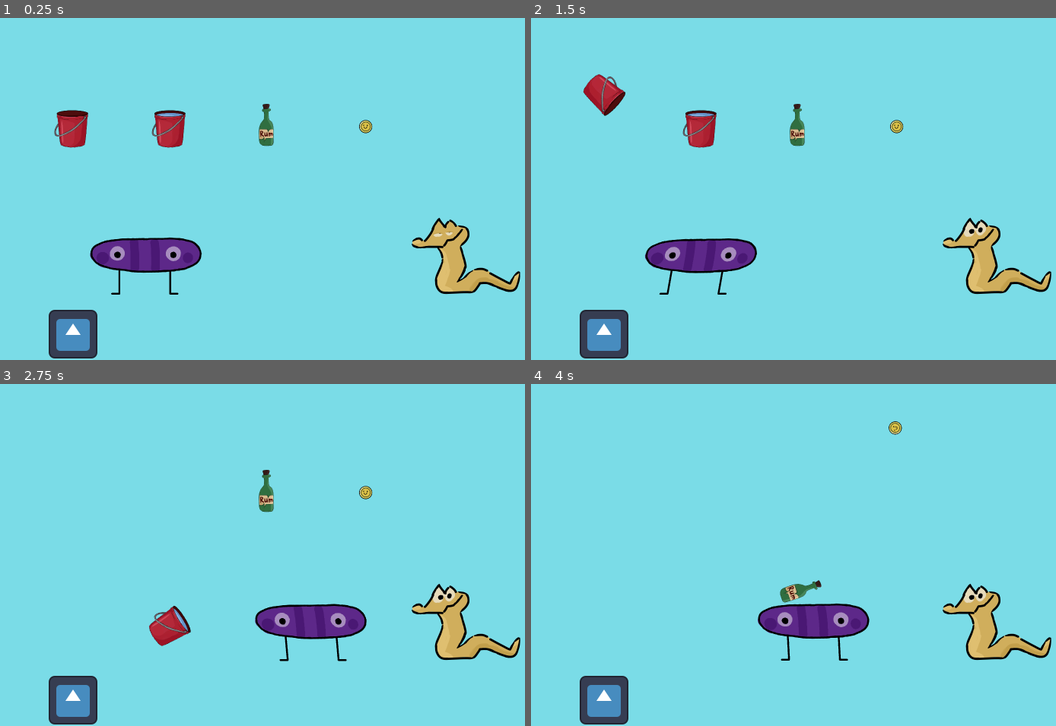
Above: before the commit, frames 1-4 (two rows, left to right).
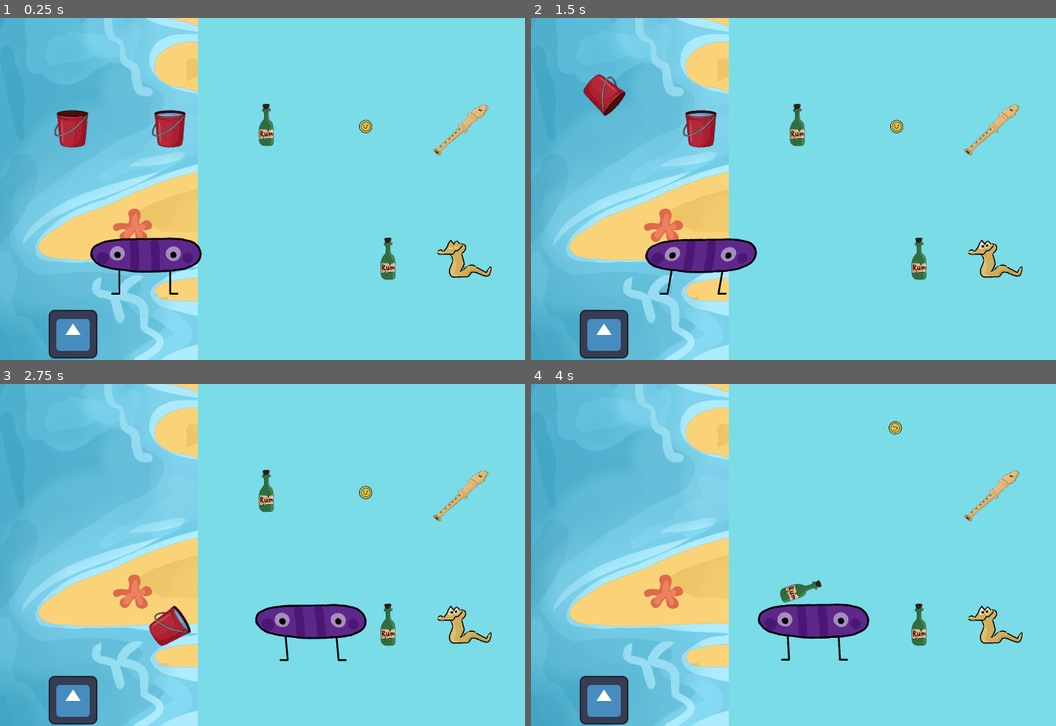
Above: after the commit, the same moments.

Repository: DiVaSkibo/Notebook-command
Game: Godot game, scene res://Scene/+.tscn
Two runs of this game, one before a commit and one after it. Both use one fixed random seed, a clock stepped at 60 frames per second and the inputs below. The engine's default icon, where the game draws it, is replaced by a stand-in: a white triangle on a blue panel in a dark square.
Inputs (mouse positions are in pixels of both pictures, inside the frame that each line leads up to):
- Up to frame 1 (0.25 s): no input
- Up to frame 2 (1.5 s): click (604, 332) at 0.5 s; tap Enter at 1.25 s; move the mouse to (604, 127) at 1.27 s; press the mouse at (604, 127) at 1.28 s; hold Right (moveRight) from 1.28 s (still down)
- Up to frame 3 (2.75 s): keep holding Right (moveRight); move the mouse to (168, 493) at 2.02 s; release the mouse at (168, 493) at 2.03 s; click (168, 493) at 2.1 s
- Up to frame 4 (4 s): move the mouse to (798, 493) at 2.77 s; release Right (moveRight) at 2.78 s; press the mouse at (798, 493) at 2.78 s; hold Left (moveLeft) 2.78-3.53 s; move the mouse to (898, 493) at 3.52 s; release the mouse at (898, 493) at 3.53 s; hold Right (moveRight) from 3.53 s (still down); click (898, 493) at 3.6 s

The runs differ from the first frame. In frame 1, 27% of the frame differs, in the area x 0-100%, y 0-100%; in frame 2, 27%; in frame 3, 29%; in frame 4, 29%.

Commit message:
Creat Interactor resources + Fix
+ Intearactor resources
* Interactor scene, script, resource script
* Item scene and script
* global Handler script
* + scene

Diff:
--- /dev/null
+++ b/Resource/Animation/rum.tres
@@ -0,0 +1,14 @@
+[gd_resource type="SpriteFrames" load_steps=2 format=3 uid="uid://c8m2tiualu7v3"]
+
+[ext_resource type="Texture2D" uid="uid://d1uh43a2lqhln" path="res://Resource/Asset/item/Rum.png" id="1_fk80j"]
+
+[resource]
+animations = [{
+"frames": [{
+"duration": 1.0,
+"texture": ExtResource("1_fk80j")
+}],
+"loop": true,
+"name": &"default",
+"speed": 5.0
+}]
--- /dev/null
+++ b/Resource/Animation/water.tres
@@ -0,0 +1,14 @@
+[gd_resource type="SpriteFrames" load_steps=2 format=3 uid="uid://dairk03w3a168"]
+
+[ext_resource type="Texture2D" uid="uid://1g6fomv25s2" path="res://Resource/Asset/background/beachWater.png" id="1_47a4d"]
+
+[resource]
+animations = [{
+"frames": [{
+"duration": 1.0,
+"texture": ExtResource("1_47a4d")
+}],
+"loop": true,
+"name": &"default",
+"speed": 5.0
+}]
--- /dev/null
+++ b/Resource/interactorRum.tres
@@ -0,0 +1,14 @@
+[gd_resource type="Resource" script_class="InteractorResource" load_steps=4 format=3 uid="uid://cngwik3t40jev"]
+
+[ext_resource type="Resource" uid="uid://d3d426if74gdh" path="res://Resource/itemCoin.tres" id="1_kbk6q"]
+[ext_resource type="Script" uid="uid://nitrh56kjirq" path="res://script/____InteractorResource.gd" id="2_mstxl"]
+[ext_resource type="SpriteFrames" uid="uid://c8m2tiualu7v3" path="res://Resource/Animation/rum.tres" id="3_mstxl"]
+
+[resource]
+script = ExtResource("2_mstxl")
+name = &"Rum"
+key = ExtResource("1_kbk6q")
+result = 1
+sprite_frames = ExtResource("3_mstxl")
+scale = Vector2(0.5, 0.5)
+metadata/_custom_type_script = "uid://nitrh56kjirq"
--- a/Resource/interactorSnake.tres
+++ b/Resource/interactorSnake.tres
@@ -1,12 +1,14 @@
 [gd_resource type="Resource" script_class="InteractorResource" load_steps=4 format=3 uid="uid://iko6hapeb72"]
 
-[ext_resource type="Resource" uid="uid://d3d426if74gdh" path="res://Resource/itemCoin.tres" id="1_mbw6n"]
+[ext_resource type="Resource" uid="uid://dhdvoha6a75lj" path="res://Resource/itemFlute.tres" id="1_mbw6n"]
 [ext_resource type="Script" uid="uid://nitrh56kjirq" path="res://script/____InteractorResource.gd" id="2_n5mne"]
 [ext_resource type="SpriteFrames" uid="uid://c87d7f121a2mx" path="res://Resource/Animation/snakeBlink.tres" id="3_blmgd"]
 
 [resource]
 script = ExtResource("2_n5mne")
+name = &"Snake"
 key = ExtResource("1_mbw6n")
 result = 0
 sprite_frames = ExtResource("3_blmgd")
+scale = Vector2(0.5, 0.5)
 metadata/_custom_type_script = "uid://nitrh56kjirq"
--- /dev/null
+++ b/Resource/interactorWater.tres
@@ -0,0 +1,28 @@
+[gd_resource type="Resource" script_class="InteractorResource" load_steps=6 format=3 uid="uid://dt3ao1jkejoj3"]
+
+[ext_resource type="Resource" uid="uid://dqmyocw3qmakb" path="res://Resource/itemBucket.tres" id="1_lsegg"]
+[ext_resource type="Script" uid="uid://nitrh56kjirq" path="res://script/____InteractorResource.gd" id="2_ejnvj"]
+[ext_resource type="Texture2D" uid="uid://1g6fomv25s2" path="res://Resource/Asset/background/beachWater.png" id="3_vkgsj"]
+
+[sub_resource type="RectangleShape2D" id="RectangleShape2D_lsegg"]
+size = Vector2(656, 1088)
+
+[sub_resource type="SpriteFrames" id="SpriteFrames_8vqc0"]
+animations = [{
+"frames": [{
+"duration": 1.0,
+"texture": ExtResource("3_vkgsj")
+}],
+"loop": true,
+"name": &"default",
+"speed": 5.0
+}]
+
+[resource]
+script = ExtResource("2_ejnvj")
+name = &"Water"
+key = ExtResource("1_lsegg")
+result = 2
+sprite_frames = SubResource("SpriteFrames_8vqc0")
+shape = SubResource("RectangleShape2D_lsegg")
+metadata/_custom_type_script = "uid://nitrh56kjirq"
--- /dev/null
+++ b/Resource/itemFlute.tres
@@ -0,0 +1,16 @@
+[gd_resource type="Resource" script_class="ItemResource" load_steps=4 format=3 uid="uid://dhdvoha6a75lj"]
+
+[ext_resource type="Script" uid="uid://d1y5vndir1wt5" path="res://script/____ItemResource.gd" id="1_olf55"]
+[ext_resource type="Texture2D" uid="uid://b40yoac57rvix" path="res://Resource/Asset/item/flute.png" id="2_n2fy3"]
+
+[sub_resource type="CapsuleShape2D" id="CapsuleShape2D_tm2a5"]
+radius = 40.0
+height = 111.0
+
+[resource]
+script = ExtResource("1_olf55")
+name = "Flute"
+sprite = ExtResource("2_n2fy3")
+mass = 1.0
+shape = SubResource("CapsuleShape2D_tm2a5")
+metadata/_custom_type_script = "uid://d1y5vndir1wt5"
--- a/Scene/+.tscn
+++ b/Scene/+.tscn
@@ -1,21 +1,34 @@
-[gd_scene load_steps=9 format=3 uid="uid://sb1b2dsfmvyi"]
+[gd_scene load_steps=13 format=3 uid="uid://sb1b2dsfmvyi"]
 
 [ext_resource type="Script" uid="uid://dnehxnbbxfoxm" path="res://script/+.gd" id="1_a5tbx"]
 [ext_resource type="PackedScene" uid="uid://c28ajc76tvb0r" path="res://Scene/__Item.tscn" id="1_asc53"]
 [ext_resource type="PackedScene" uid="uid://dui626cl3n5lj" path="res://Scene/__Interactor.tscn" id="2_itlmv"]
 [ext_resource type="PackedScene" uid="uid://11uvw53sn2h" path="res://Scene/___phisic_area.tscn" id="2_je1xi"]
 [ext_resource type="Resource" uid="uid://dqmyocw3qmakb" path="res://Resource/itemBucket.tres" id="3_b0uks"]
+[ext_resource type="Resource" uid="uid://dt3ao1jkejoj3" path="res://Resource/interactorWater.tres" id="4_en0do"]
 [ext_resource type="Resource" uid="uid://ccqbqvdoyja6j" path="res://Resource/itemRum.tres" id="4_itlmv"]
+[ext_resource type="Resource" uid="uid://iko6hapeb72" path="res://Resource/interactorSnake.tres" id="4_po7qf"]
+[ext_resource type="Resource" uid="uid://cngwik3t40jev" path="res://Resource/interactorRum.tres" id="5_0nito"]
 [ext_resource type="Resource" uid="uid://d3d426if74gdh" path="res://Resource/itemCoin.tres" id="5_f37ww"]
 [ext_resource type="PackedScene" uid="uid://bxp8xggfdkxe8" path="res://Scene/__Fiuf.tscn" id="7_f37ww"]
+[ext_resource type="Resource" uid="uid://dhdvoha6a75lj" path="res://Resource/itemFlute.tres" id="9_v3v17"]
 
 [node name="+" type="Node"]
 script = ExtResource("1_a5tbx")
 
 [node name="PhisicArea" parent="." instance=ExtResource("2_je1xi")]
 
+[node name="Interactor3" parent="." instance=ExtResource("2_itlmv")]
+position = Vector2(192, 448)
+resource = ExtResource("4_en0do")
+
 [node name="Interactor" parent="." instance=ExtResource("2_itlmv")]
 position = Vector2(1216, 640)
+resource = ExtResource("4_po7qf")
+
+[node name="Interactor2" parent="." instance=ExtResource("2_itlmv")]
+position = Vector2(1024, 640)
+resource = ExtResource("5_0nito")
 
 [node name="Fiuf" parent="." instance=ExtResource("7_f37ww")]
 position = Vector2(384, 640)
@@ -35,6 +48,10 @@
 position = Vector2(960, 288)
 resource = ExtResource("5_f37ww")
 
+[node name="Item5" parent="." instance=ExtResource("1_asc53")]
+position = Vector2(1216, 288)
+resource = ExtResource("9_v3v17")
+
 [node name="Timer" type="Timer" parent="."]
 wait_time = 2.0
 autostart = true
--- a/Scene/__Interactor.tscn
+++ b/Scene/__Interactor.tscn
@@ -1,22 +1,20 @@
-[gd_scene load_steps=5 format=3 uid="uid://dui626cl3n5lj"]
+[gd_scene load_steps=4 format=3 uid="uid://dui626cl3n5lj"]
 
 [ext_resource type="Script" uid="uid://caf1fkumn1dt" path="res://script/__Interactor.gd" id="1_opjjb"]
-[ext_resource type="Resource" uid="uid://iko6hapeb72" path="res://Resource/interactorSnake.tres" id="2_sxx31"]
 [ext_resource type="SpriteFrames" uid="uid://c87d7f121a2mx" path="res://Resource/Animation/snakeBlink.tres" id="4_7hj8e"]
 
-[sub_resource type="CircleShape2D" id="CircleShape2D_6sb4i"]
-radius = 64.0
+[sub_resource type="CircleShape2D" id="CircleShape2D_sxx31"]
+radius = 40.0
 
 [node name="Interactor" type="Area2D"]
 script = ExtResource("1_opjjb")
-resource = ExtResource("2_sxx31")
 
 [node name="AnimatedSprite2D" type="AnimatedSprite2D" parent="."]
 sprite_frames = ExtResource("4_7hj8e")
 autoplay = "default"
 
 [node name="CollisionShape2D" type="CollisionShape2D" parent="."]
-shape = SubResource("CircleShape2D_6sb4i")
+shape = SubResource("CircleShape2D_sxx31")
 debug_color = Color(0, 0, 1, 0.0431373)
 
 [connection signal="body_entered" from="." to="." method="_on_body_entered"]
--- a/Scene/__Item.tscn
+++ b/Scene/__Item.tscn
@@ -29,6 +29,10 @@
 shape = SubResource("CapsuleShape2D_12m02")
 debug_color = Color(0, 1, 0, 0.0431373)
 
+[node name="Timer" type="Timer" parent="."]
+wait_time = 0.2
+one_shot = true
+
 [connection signal="mouse_entered" from="." to="." method="_on_mouse_entered"]
 [connection signal="mouse_exited" from="." to="." method="_on_mouse_exited"]
 [connection signal="used" from="." to="." method="_on_used"]
--- a/Scene/___Wallet.tscn
+++ b/Scene/___Wallet.tscn
@@ -67,6 +67,7 @@
 }
 
 [node name="wallet" type="Control"]
+z_index = 11
 layout_mode = 3
 anchors_preset = 15
 anchor_right = 1.0
--- a/script/__Interactor.gd
+++ b/script/__Interactor.gd
@@ -3,6 +3,8 @@
 signal interacted(by: Item)
 
 	#region	Vars
+const HOVER_SCALE := Vector2(.11, .11)
+
 @export var resource :InteractorResource
 
 @onready var animated_sprite := $AnimatedSprite2D as AnimatedSprite2D
@@ -13,7 +15,11 @@
 
 	#region	Funcs
 func _ready() -> void:
+	name = resource.name + str(randi() % 11)
 	animated_sprite.sprite_frames = resource.sprite_frames
+	animated_sprite.play('default')
+	if resource.shape: $CollisionShape2D.shape = resource.shape
+	if resource.scale: animated_sprite.scale = resource.scale
 #endregion
 
 	#region	Signals
@@ -21,12 +27,19 @@
 	if by.resource == key:
 		by.use()
 		await by.used
-		lead.bind(result)
+		if result in [InteractorResource.Result.coin, InteractorResource.Result.rum, InteractorResource.Result.bucket_water]:
+			lead.call(result, position)
+		else: lead.call(result)
 	else:
 		by.put_in()
+	if not name.begins_with('Water'): scale += HOVER_SCALE
 
 func _on_body_entered(body: Node2D) -> void:
-	if body is Item: body.interactor = self
+	if body is Item:
+		body.interactor = self
+		if not name.begins_with('Water'): scale -= HOVER_SCALE
 func _on_body_exited(body: Node2D) -> void:
-	if body is Item: if body.interactor == self: body.interactor = null
+	if body is Item:
+		if body.interactor == self: body.interactor = null
+		if not name.begins_with('Water'): scale += HOVER_SCALE
 #endregion
--- a/script/__Item.gd
+++ b/script/__Item.gd
@@ -47,8 +47,10 @@
 	set_deferred('freeze', true)
 
 func use() -> void:
+	$Timer.start()
+	await  $Timer.timeout
+	print('\n\t', self, '  |>  ', interactor, '\n')
 	used.emit()
-	print('\n\t', self, '  |>  ', interactor, '\n')
 func put_in() -> void:
 	freeze = false
 	is_focused = false
--- a/script/____Handler.gd
+++ b/script/____Handler.gd
@@ -1,4 +1,13 @@
 extends Node
+
+const ITEM := preload('res://Scene/__Item.tscn')
+const ITEMS :Dictionary = {
+	'coin': preload('res://Resource/itemCoin.tres'),
+	'flute': preload('res://Resource/itemFlute.tres'),
+	'rum': preload('res://Resource/itemRum.tres'),
+	'bucket': preload('res://Resource/itemBucket.tres'),
+	'bucket+water': preload('res://Resource/itemBucket+water.tres')
+}
 
 var scene :Node = null
 
--- a/script/____InteractorResource.gd
+++ b/script/____InteractorResource.gd
@@ -2,17 +2,25 @@
 
 enum Result { coin, rum, bucket_water, upyi, upbibeni, upshiushin }
 
+@export var name :StringName
 @export var key :ItemResource
 @export var result :Result
 @export var sprite_frames :SpriteFrames
+@export var shape :Shape2D
+@export var scale :Vector2
 
 
-func lead(to :Result) -> void:
+func lead(to :Result, on :Vector2 = Vector2.ZERO) -> void:
+	var item :Item
+	if on:
+		item = Handler.ITEM.instantiate()
 	match to:
-		Result.coin: pass
-		Result.rum: pass
-		Result.bucket_water: pass
+		Result.coin: item.resource = Handler.ITEMS['coin']
+		Result.rum: item.resource = Handler.ITEMS['rum']
+		Result.bucket_water: item.resource = Handler.ITEMS['bucket+water']
 		Result.upyi: pass
 		Result.upbibeni: pass
 		Result.upshiushin: pass
-	print(to)
+	if on:
+		item.position = on
+		Handler.scene.add_child(item)
Binary file added: Resource/Asset/background/beachWater.png
Not shown: 1 places in Scene/_Map.tscn that only renumber resources
